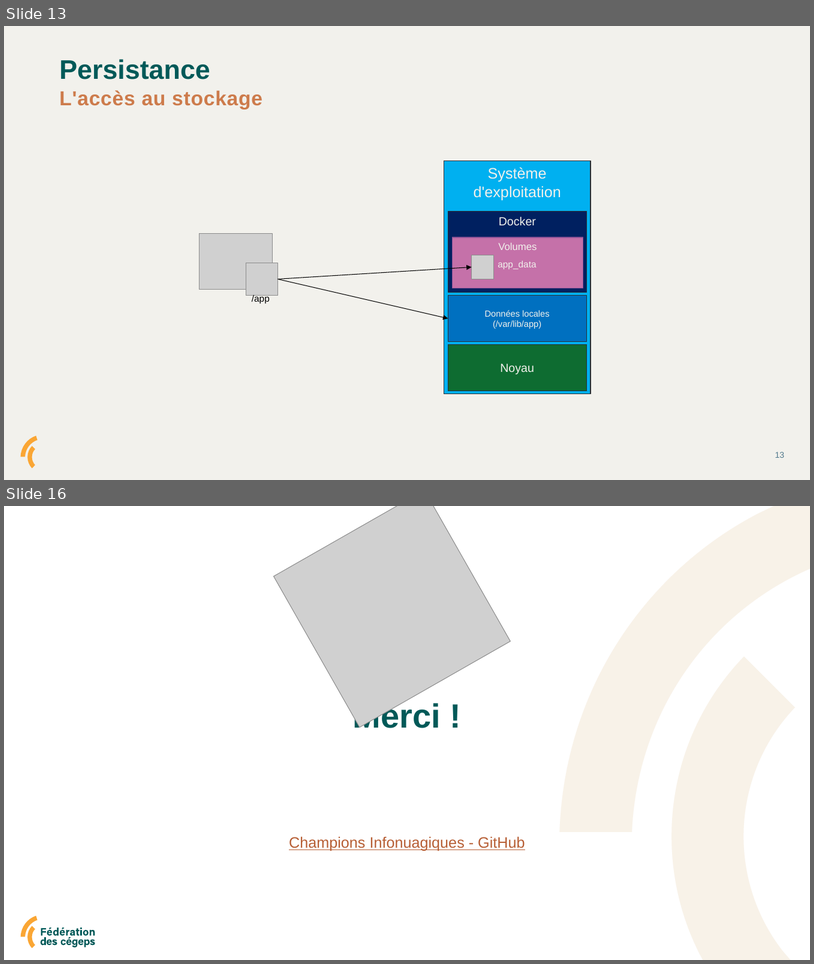
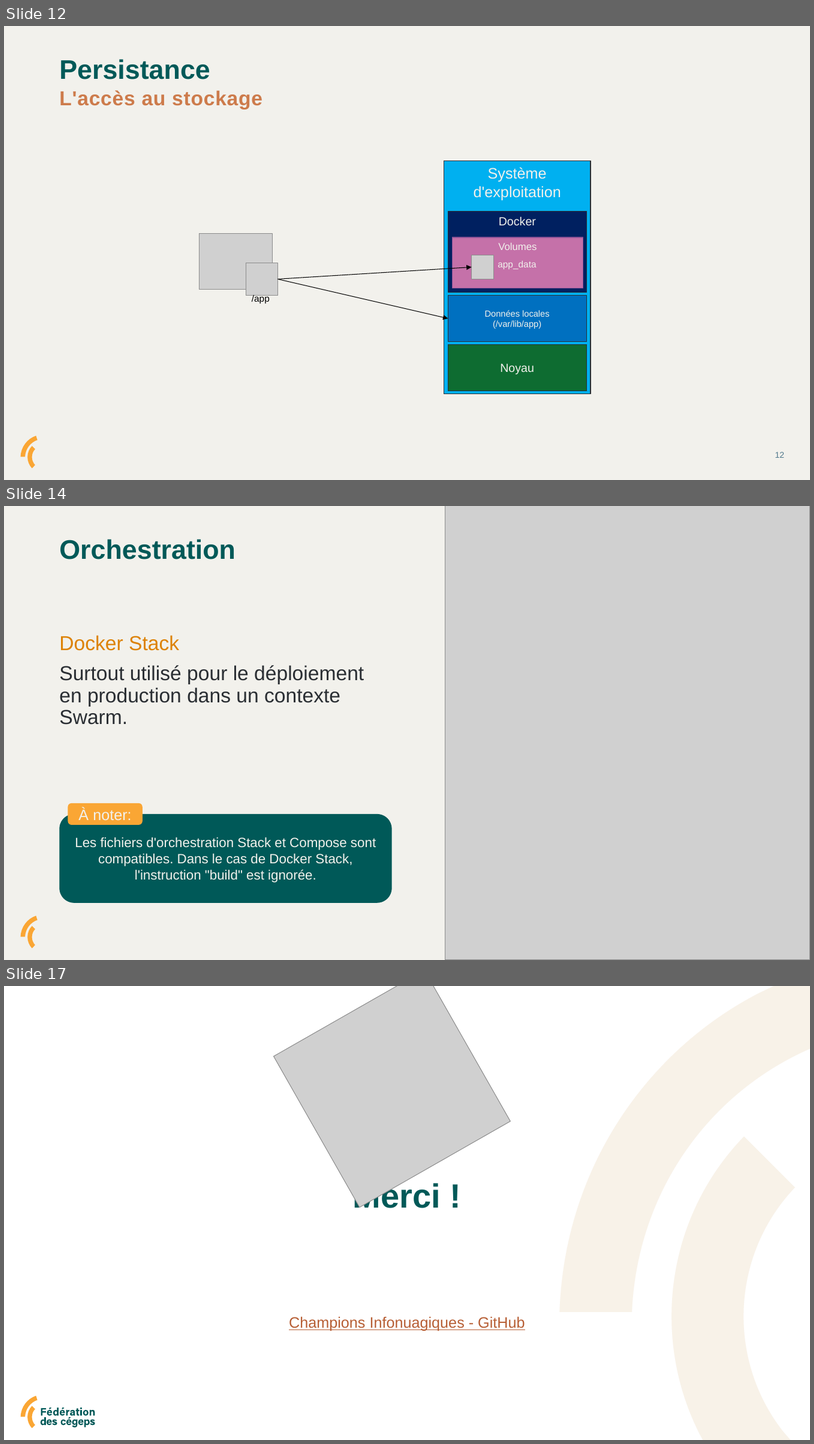
Before and after one commit to Champions-Infonuagiques/les-conteneurs, a slide deck: doc/les conteneurs.pptx. Shown one above the other, each under a label of ours: slides 13 and 16 before the commit, slides 12, 14 and 17 after it; the slides between them are not shown. The pictures are 814x964 and 814x1444 pixels, drawn with LibreOffice and Linux fonts; fonts in the diff are those of the drawing; grey boxes stand for pictures. Boxes give left, top, right and bottom in pixels: in the first picture for what was removed or moved away, otherwise in the second. Text is boxed around its words. In the diff, an @@ line names an element or a change of style, - is before the commit and + after.

```diff
--- a/doc/les conteneurs.pptx
+++ b/doc/les conteneurs.pptx
@@ slide 14 added at [4,506,810,960], background #F2F1EC; not listed: 2 template elements that a slide beside it also shows @@
@@ picture added at [446,506,810,960] @@
@@ title added at [59,539,236,559], 32 pt, text #005958, bold @@
+Orchestration
@@ text added at [59,635,364,724], 24 pt, text #2A2E33 @@
+Docker Stack
+Surtout utilisé pour le déploiement en production dans un contexte Swarm.
@@ rounded rectangle added at [68,803,143,825], fill #FAA634, 18 pt, text #F2F1EC @@
+À noter:
@@ rounded rectangle added at [60,814,392,903], fill #005958, 16 pt, text #F2F1EC @@
+Les fichiers d'orchestration Stack et Compose sont compatibles. Dans le cas de Docker Stack, l'instruction "build" est ignorée.
@@ what was slide 13 is now slide 12 @@
@@ page number at [776,451,785,457]: text changed @@
-13
+12
@@ what was slide 16 is now slide 17 @@
```
Also in this commit, not shown: 2 slides changed, 1 other slide added, 1 slide removed, 6 other files.
